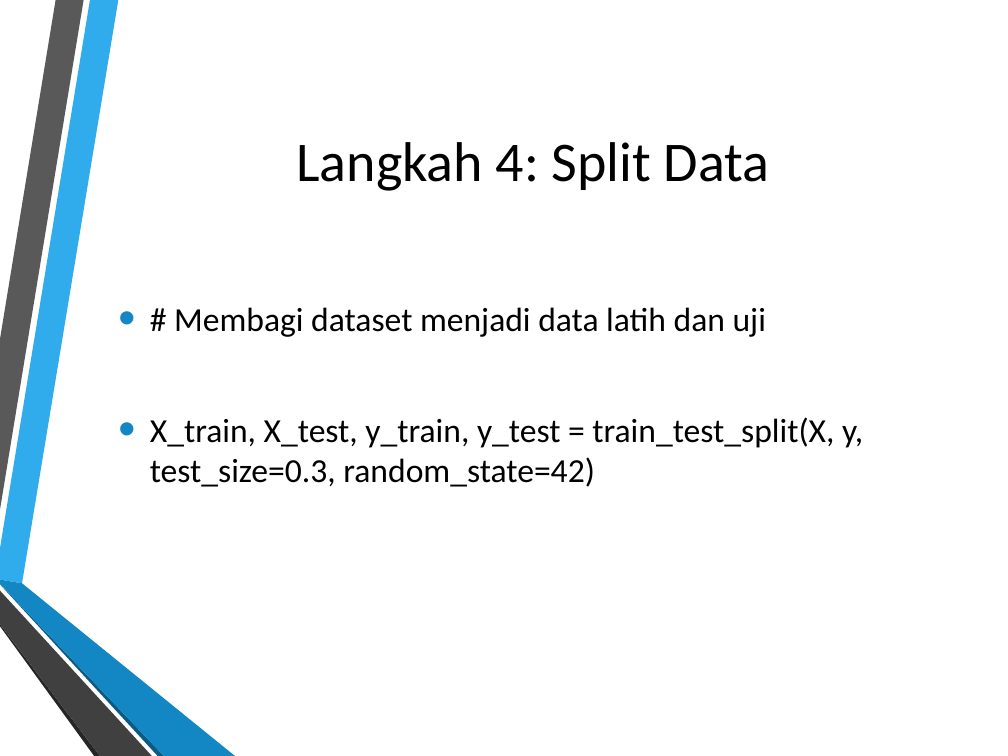
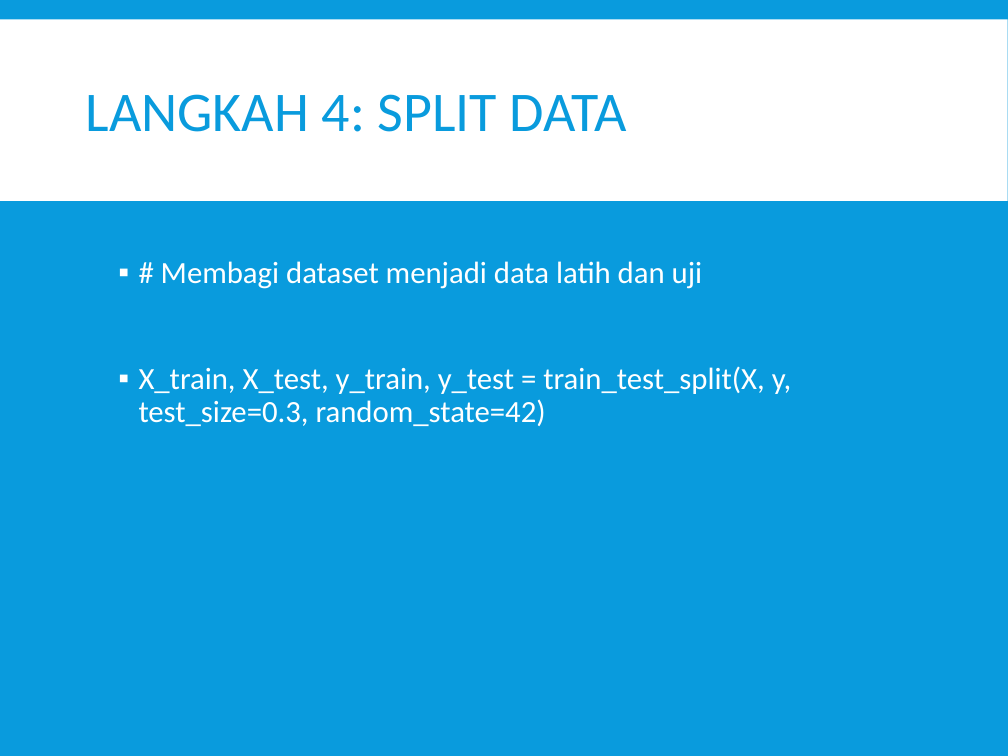
Before and after one commit to Adesartika33/Proyek-Analisis-Data-Dataset-Iris, a slide deck: slide 7 of Proyek_Analisis_Dataset_Iris_Ade Sartika Johanna Lumbantobing.pptx. Drawn at 1008x756 pixels with LibreOffice and Linux fonts; fonts in the diff are those of the drawing; background and template pictures are left out. Boxes give left, top, right and bottom in pixels: in the first picture for what was removed or moved away, otherwise in the second. Text is boxed around its words. In the diff, an @@ line names an element or a change of style, - is before the commit and + after.

```diff
--- a/Proyek_Analisis_Dataset_Iris_Ade Sartika Johanna Lumbantobing.pptx
+++ b/Proyek_Analisis_Dataset_Iris_Ade Sartika Johanna Lumbantobing.pptx
@@ background picture (left out) to #099BDD @@
@@ rectangle added at (0,19,1008,201), fill #FFFFFF @@
@@ title at (86,94,627,132): text changed; text colour #000000 to #099BDD @@
-Langkah 4: Split Data
+LANGKAH 4: SPLIT DATA
@@ text "# Membagi dataset menjadi data ..." at (139,261,791,426): size 24 to 22 pt, text colour #000000 to #FFFFFF; bullet • to ▪; line spacing 1 to 0.9; more space between paragraphs; bullet colour #1287C3 to #FFFFFF; vertical alignment middle to top @@
@@ group removed at (0,0,235,756): 6 freeform shapes @@
```
Also in this commit, not shown: 12 other slides changed, 2 slides added.
